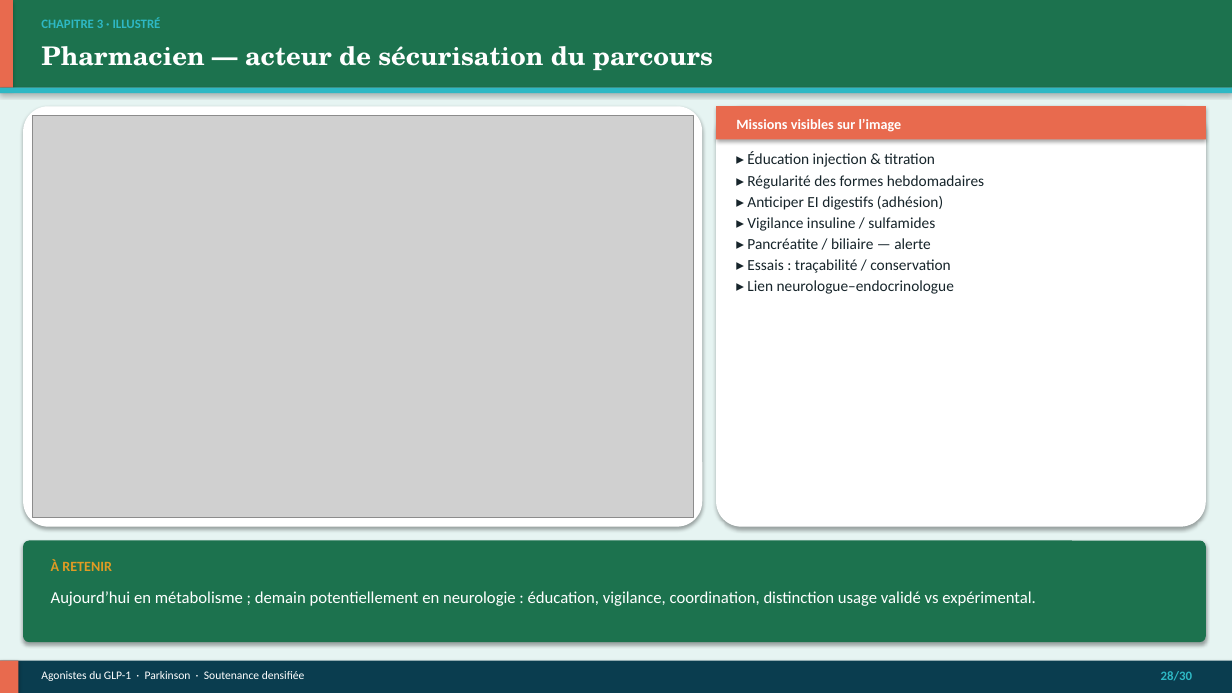
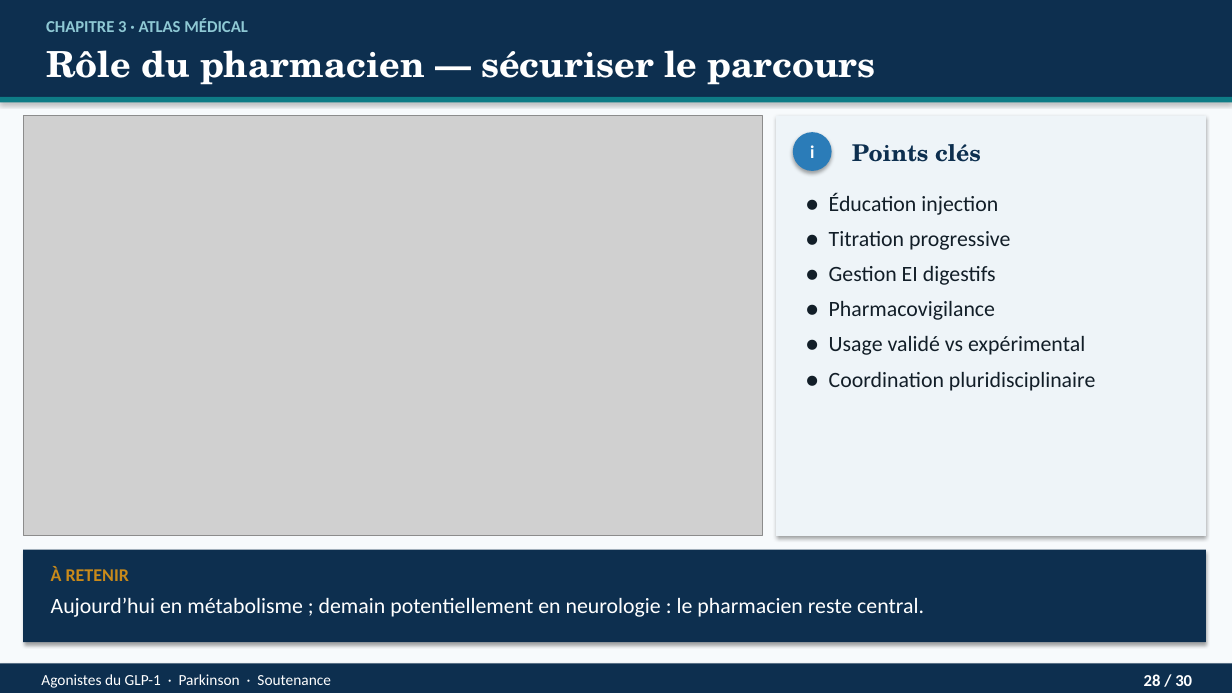
Before and after one commit to Mashtal-Platform/mashtal-platform, a slide deck: slide 28 of docs/presentation/Soutenance_GLP1_Parkinson.pptx. Drawn at 1232x693 pixels with LibreOffice and Linux fonts; fonts in the diff are those of the drawing; grey boxes stand for pictures. Boxes give left, top, right and bottom in pixels: in the first picture for what was removed or moved away, otherwise in the second. Text is boxed around its words. In the diff, an @@ line names an element or a change of style, - is before the commit and + after.

```diff
--- a/docs/presentation/Soutenance_GLP1_Parkinson.pptx
+++ b/docs/presentation/Soutenance_GLP1_Parkinson.pptx
@@ rectangle at [0, 0, 1232, 693]: fill #E6F4F2 to #F7FAFC @@
@@ rectangle: place and size @@
-rectangle at [0, 0, 1232, 88]
+rectangle at [0, 0, 1232, 97]
@@ rectangle at [0, 0, 1232, 97]: fill #1C724E to #0D2F4F @@
@@ rectangle removed at [0, 0, 13, 88] @@
@@ text at [46, 18, 248, 32]: text changed; size 10 to 13 pt; text colour #2EB8C4 to #8EC8D4 @@
-CHAPITRE 3 · ILLUSTRÉ
+CHAPITRE 3 · ATLAS MÉDICAL
@@ text at [46, 50, 876, 85]: text changed; size 20 to 28 pt @@
-Pharmacien — acteur de sécurisation du parcours
+Rôle du pharmacien — sécuriser le parcours
@@ rectangle: place and size @@
-rectangle at [0, 88, 1232, 93]
+rectangle at [0, 97, 1232, 103]
@@ rectangle at [0, 97, 1232, 103]: fill #2EB8C4 to #0E7C86 @@
@@ picture: place and size @@
-picture at [32, 116, 693, 518]
+picture at [23, 116, 762, 536]
@@ rounded rectangle removed at [23, 106, 702, 527] @@
@@ rounded rectangle removed at [716, 106, 1206, 527] @@
@@ rectangle removed at [716, 106, 1206, 140] @@
@@ text removed at [736, 119, 902, 132] @@
-Missions visibles sur l’image
@@ rectangle added at [776, 116, 1206, 536], fill #EEF4F8 @@
@@ ellipse added at [793, 132, 832, 171], fill #2B7CB8 @@
@@ text added at [810, 145, 814, 158], 14 pt, text #FFFFFF, bold @@
+i
@@ text added at [852, 144, 981, 162], 18 pt, text #0D2F4F, bold @@
+Points clés
@@ text removed at [747, 151, 984, 294] @@
-▸ Éducation injection & titration
-▸ Régularité des formes hebdomadaires
-▸ Anticiper EI digestifs (adhésion)
-▸ Vigilance insuline / sulfamides
-▸ Pancréatite / biliaire — alerte
-▸ Essais : traçabilité / conservation
-▸ Lien neurologue–endocrinologue
@@ text added at [829, 192, 1095, 391], 17 pt, text #121E28 @@
+● Éducation injection
+● Titration progressive
+● Gestion EI digestifs
+● Pharmacovigilance
+● Usage validé vs expérimental
+● Coordination pluridisciplinaire
@@ rounded rectangle removed at [23, 541, 1206, 642] @@
@@ rectangle added at [23, 550, 1206, 642], fill #0D2F4F @@
@@ text "À RETENIR" at [51, 566, 129, 581]: size 11 to 14 pt, text colour #E09B24 to #C98A1A @@
@@ text at [51, 597, 924, 617]: text changed; size 13 to 17 pt @@
-Aujourd’hui en métabolisme ; demain potentiellement en neurologie : éducation, vigilance, coordination, distinction usage validé vs expérimental.
+Aujourd’hui en métabolisme ; demain potentiellement en neurologie : le pharmacien reste central.
@@ rectangle at [0, 664, 1232, 693]: fill #0A3D4F to #0D2F4F @@
@@ rectangle removed at [0, 661, 18, 693] @@
@@ text at [41, 674, 331, 688]: text changed; size 9 to 12 pt @@
-Agonistes du GLP-1 · Parkinson · Soutenance densifiée
+Agonistes du GLP-1 · Parkinson · Soutenance
@@ text at [1144, 674, 1192, 686]: text changed; size 10 to 13 pt; text colour #2EB8C4 to #FFFFFF @@
-28/30
+28 / 30
```
Also in this commit, not shown: 29 other slides changed, 9 other files.
